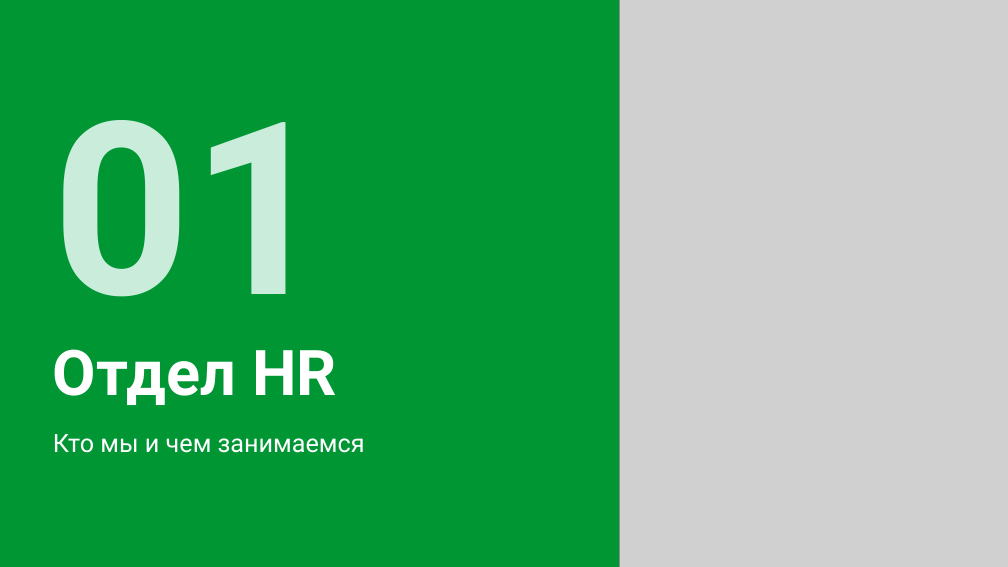
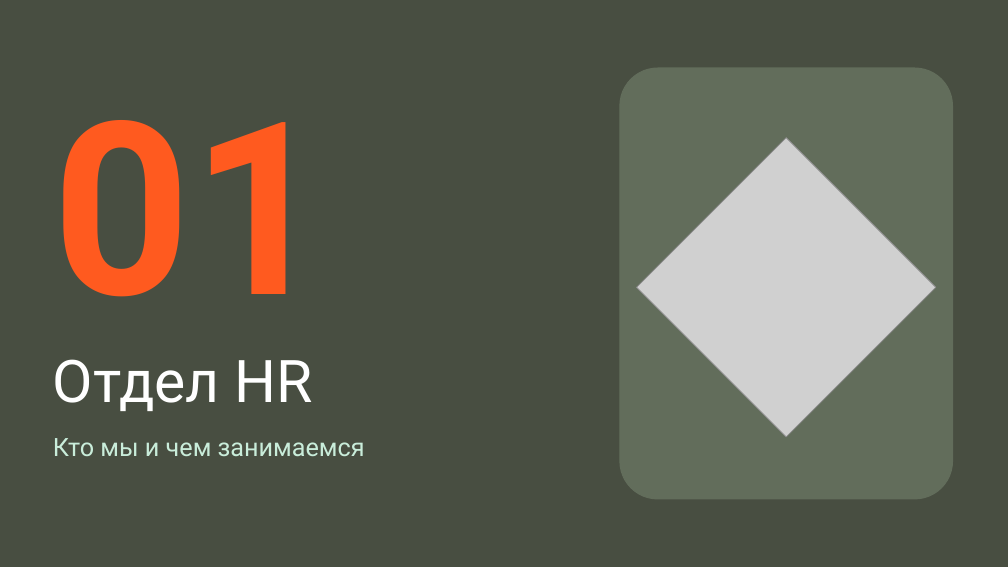
Before and after one commit to hriwayhr/HR-projects, a slide deck: slide 3 of presentations/HR-iway-onboarding-2026.pptx. Drawn at 1008x567 pixels with LibreOffice and Linux fonts; fonts in the diff are those of the drawing; grey boxes stand for pictures. Boxes give left, top, right and bottom in pixels: in the first picture for what was removed or moved away, otherwise in the second. Text is boxed around its words. In the diff, an @@ line names an element or a change of style, - is before the commit and + after.

```diff
--- a/presentations/HR-iway-onboarding-2026.pptx
+++ b/presentations/HR-iway-onboarding-2026.pptx
@@ background #009634 to #484E41 @@
@@ picture removed at <box>620,0,1008,567</box> @@
@@ text "01" at <box>53,120,330,297</box>: text colour #C9EDDA to #FF5A1F @@
@@ rounded rectangle added at <box>620,68,953,499</box>, fill #626D5B, outline #626D5B 1 pt @@
@@ picture added at <box>637,138,936,437</box> @@
@@ title "Отдел HR": place and size @@
-title "Отдел HR" at <box>53,349,337,405</box>
+title "Отдел HR" at <box>53,359,312,411</box>
@@ title "Отдел HR" at <box>53,359,312,411</box>: size 60 to 56 pt, bold off @@
@@ text "Кто мы и чем занимаемся" at <box>53,438,365,456</box>: text colour #FFFFFF to #C9EDDA @@
```
Also in this commit, not shown: 27 other slides changed, 4 other files.
